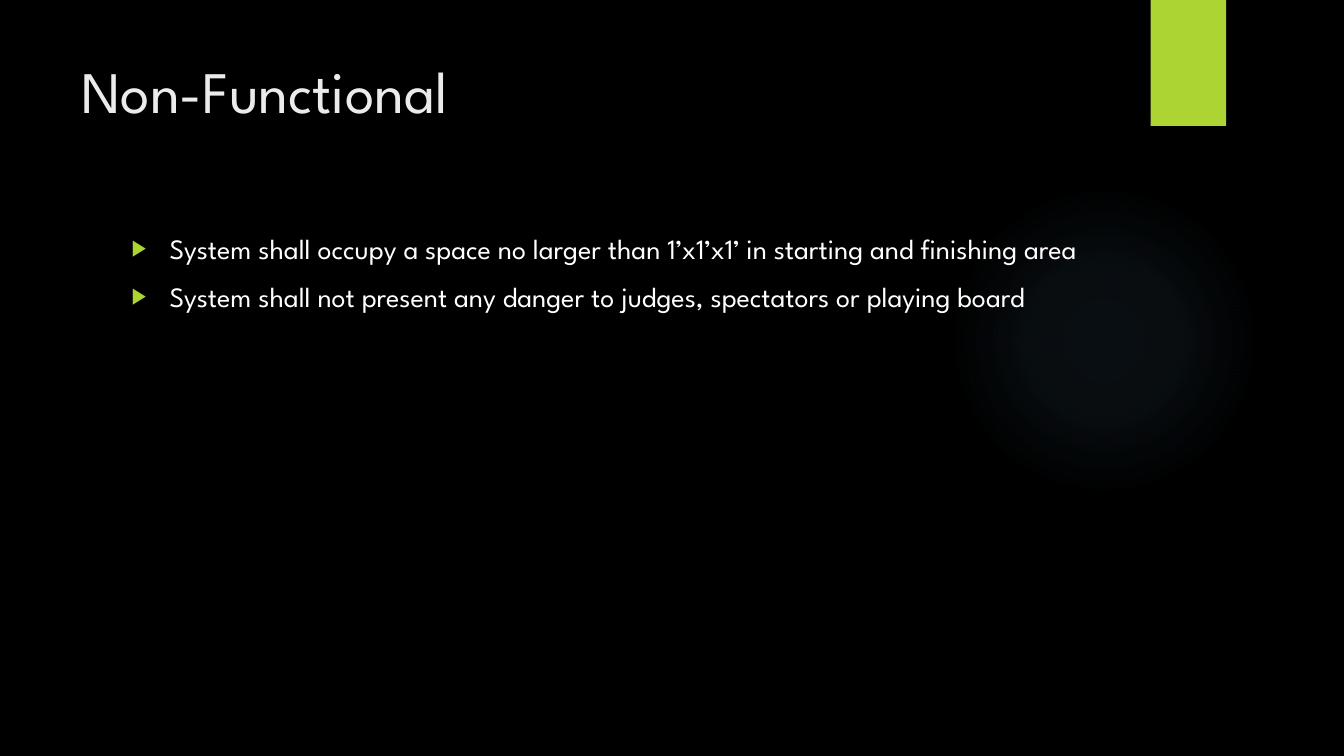
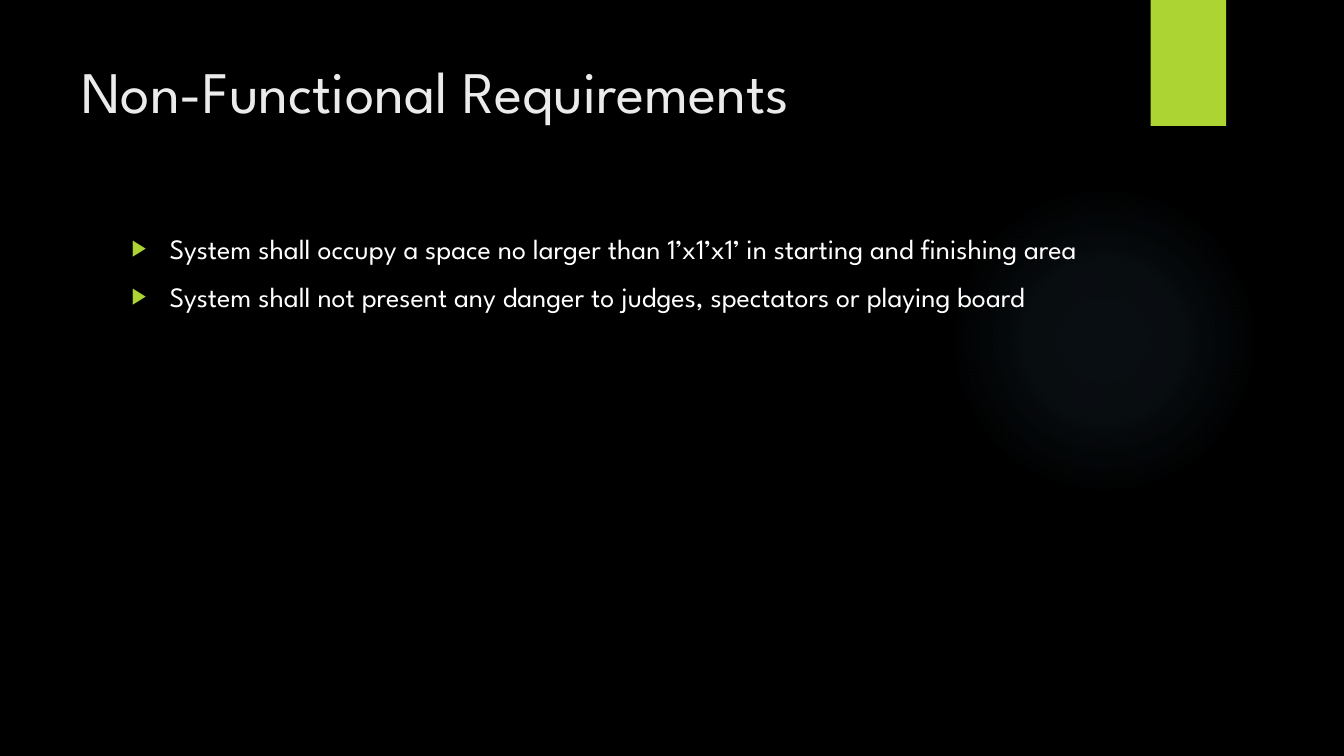
Before and after one commit to powellb1/CapStone, a slide deck: slide 7 of Documentation/Class Presentations/Requirements Presentation.pptx (slide 6 before the commit). Drawn at 1344x756 pixels with LibreOffice and Linux fonts; fonts in the diff are those of the drawing; background and template pictures are left out. Boxes give left, top, right and bottom in pixels: in the first picture for what was removed or moved away, otherwise in the second. Text is boxed around its words. In the diff, an @@ line names an element or a change of style, - is before the commit and + after.

```diff
--- a/Documentation/Class Presentations/Requirements Presentation.pptx
+++ b/Documentation/Class Presentations/Requirements Presentation.pptx
@@ title at (81,72,789,126): text changed @@
-Non-Functional
+Non-Functional Requirements
```
Also in this commit, not shown: 2 slides added.
